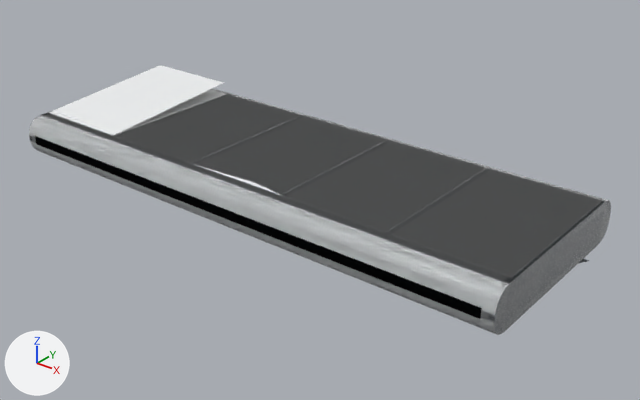
Renders of the glTF model assets/destructibles/vita/vta_cmp_lab_deck_c.glb from each side of a commit.
Camera for both pictures: a 50 mm lens placed at (2.96, -3.45, 2.03), pointed at (0.16, 0.05, -0.14). The axes (+X, +Y, +Z) are drawn at lower left. The lights are the same throughout. The older version comes first. Where no turn or scale is listed for an object, it has been applied to the vertices. Vertices at exactly the same position are counted once.

The scene before the commit, as lines of its bpy script (objects in view):
```python
ob_mesh_heavy = bpy.data.objects.new('mesh_heavy', me_mesh_heavy)
ob_mesh_heavy.location = (0.0, 0.0, 0.0)
ob_mesh_intact = bpy.data.objects.new('mesh_intact', me_mesh_intact)
ob_mesh_intact.location = (0.0, 0.0, 0.0)
ob_mesh_light = bpy.data.objects.new('mesh_light', me_mesh_light)
ob_mesh_light.location = (0.0, 0.0, 0.0)
```
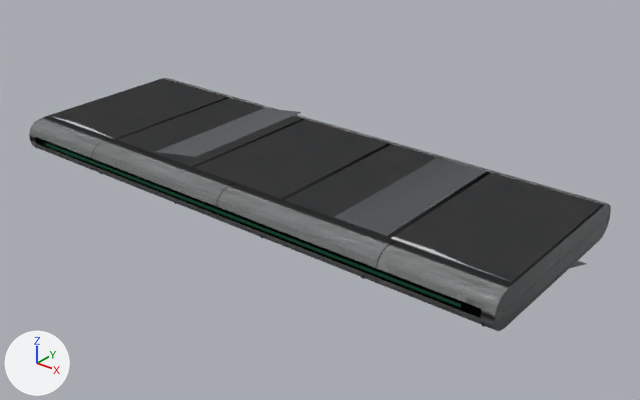
The change, as a diff of the scene's bpy script:
```diff
--- a/assets/destructibles/vita/vta_cmp_lab_deck_c.glb.py
+++ b/assets/destructibles/vita/vta_cmp_lab_deck_c.glb.py
@@ mat_mat_composite_vta @@
 mat_mat_composite_vta = bpy.data.materials.new('mat_composite_vta')
-# nodes: BsdfPrincipled, OutputMaterial
-# colours: white #e9ecee
+# nodes: BsdfPrincipled, Math, Mix x2, NormalMap, OutputMaterial, SeparateColor, TexImage x3, VertexColor
+# colours: white #f9f4ff, mixed with the vertex colours
+# uses the picture img_vta_mat_composite_a_albedo
+# uses the picture img_vta_mat_composite_a_normal
+# uses the picture img_vta_mat_composite_a_orm
@@ mat_mat_composite_vta_light @@
 mat_mat_composite_vta_light = bpy.data.materials.new('mat_composite_vta_light')
-# nodes: BsdfPrincipled, OutputMaterial
-# colours: white #f4f6f7
+# nodes: BsdfPrincipled, Math, Mix x2, NormalMap, OutputMaterial, SeparateColor, TexImage x3, VertexColor
+# colours: white #fffefc, mixed with the vertex colours
+# uses the picture img_shr_mat_frosted_polymer_a_albedo
+# uses the picture img_shr_mat_frosted_polymer_a_normal
+# uses the picture img_shr_mat_frosted_polymer_a_orm
@@ mat_trim_edge_vta @@
+mat_trim_edge_vta = bpy.data.materials.new('trim_edge_vta')
+# colours: white #fffaf2, mixed with the vertex colours
+# uses the picture img_shr_mat_brushed_steel_a_albedo
+# uses the picture img_shr_mat_brushed_steel_a_normal
+# uses the picture img_shr_mat_brushed_steel_a_orm
@@ me_mesh_heavy @@
-me_mesh_heavy.from_pydata(...)  # 366 vertices, 668 faces; spans x -1.6..1.6, y -0.6..0.6, z -0.2..0.12
+me_mesh_heavy.from_pydata(...)  # 456 vertices, 828 faces; spans x -1.6..1.6, y -0.6..0.6, z -0.2..0.14
+# me_mesh_heavy part 1: the loose piece of 20 vertices spanning x 0.97..1.59, y -0.45..0.44, z -0.19..0.12 is rebuilt with 20 vertices and now spans x 0.97..1.59, y -0.45..0.42, z -0.2..0.1
+# me_mesh_heavy part 2: a new loose piece of 20 vertices spanning x 0.34..0.94, y -0.45..0.49, z 0.09..0.11, in mat_trim_burnt_vta
+# me_mesh_heavy part 3: 176 vertices removed from x -1.6..1.6, y -0.6..0.59, z -0.2..0.12; 166 vertices added at x -1.6..1.6, y -0.6..0.59, z -0.1..0.14
+# other edits to the shape of me_mesh_heavy do not show in these pictures
 me_mesh_heavy.materials.append(mat_mat_composite_vta)
@@ me_mesh_heavy @@
 me_mesh_heavy.materials.append(mat_trim_cable_vta)
+me_mesh_heavy.materials.append(mat_trim_edge_vta)
@@ me_mesh_intact @@
-me_mesh_intact.from_pydata(...)  # 208 vertices, 348 faces; spans x -1.6..1.6, y -0.6..0.6, z -0.12..0.12
+me_mesh_intact.from_pydata(...)  # 320 vertices, 544 faces; spans x -1.6..1.6, y -0.6..0.6, z -0.12..0.1
+# me_mesh_intact part 4: the loose piece of 8 vertices spanning x -1.59..-0.97, y -0.45..0.49, z 0.12 is moved by (0.0, 0.0, -0.02)
+# me_mesh_intact part 5: the loose piece of 8 vertices spanning x -0.31..0.31, y -0.45..0.49, z 0.12 is moved by (0.0, 0.0, -0.02)
+# me_mesh_intact part 6: the loose piece of 8 vertices spanning x 0.97..1.59, y -0.45..0.49, z 0.12 is moved by (0.0, 0.0, -0.02)
+# me_mesh_intact part 7: 100 vertices moved from x -1.6..1.6, y -0.59..0.59, z -0.12..0.12 to x -1.6..1.6, y -0.59..0.59, z -0.1..0.1
+# other edits to the shape of me_mesh_intact do not show in these pictures
 me_mesh_intact.materials.append(mat_emit_green_vta)
@@ me_mesh_intact @@
 me_mesh_intact.materials.append(mat_mat_composite_vta_frame)
+me_mesh_intact.materials.append(mat_trim_cable_vta)
@@ me_mesh_light @@
-me_mesh_light.from_pydata(...)  # 264 vertices, 464 faces; spans x -1.6..1.6, y -0.6..0.6, z -0.12..0.2
+me_mesh_light.from_pydata(...)  # 352 vertices, 608 faces; spans x -1.6..1.6, y -0.6..0.6, z -0.12..0.1
+# me_mesh_light part 8: the loose piece of 8 vertices spanning x -0.94..-0.33, y -0.45..0.49, z 0.12 is moved by (0.0, 0.0, -0.02)
+# me_mesh_light part 9: the loose piece of 8 vertices spanning x 0.33..0.94, y -0.45..0.49, z 0.12 is moved by (-0.64, 0.0, -0.02)
+# me_mesh_light part 10: the loose piece of 8 vertices spanning x 0.97..1.59, y -0.45..0.49, z 0.12 is moved by (-0.64, 0.0, -0.02)
+# me_mesh_light part 11: the loose piece of 20 vertices spanning x -1.59..-0.97, y -0.45..0.48, z 0.12..0.2 is scaled about its middle by (1, 1.02, 0.00143), then moved by (2.56, 0.01, -0.06)
+# me_mesh_light part 12: a new loose piece, a box spanning x -1.536..1.536, y -0.601..-0.591, z -0.022..0.022, in mat_trim_internal_vta
+# me_mesh_light part 13: a new loose piece of 20 vertices spanning x -1.59..-0.97, y -0.45..0.49, z 0.1, in mat_mat_composite_vta_light
+# me_mesh_light part 14: the loose piece of 20 vertices spanning x -0.31..0.31, y -0.45..0.49, z 0.12 is deleted
+# me_mesh_light part 15: 143 vertices removed from x -1.6..1.6, y -0.6..0.6, z -0.12..0.12; 111 vertices added at x -1.6..1.6, y -0.6..0.59, z -0.1..0.1
+# other edits to the shape of me_mesh_light do not show in these pictures
 me_mesh_light.materials.append(mat_mat_composite_vta)
@@ me_mesh_light @@
 me_mesh_light.materials.append(mat_mat_composite_vta_frame)
+me_mesh_light.materials.append(mat_emit_green_vta)
+me_mesh_light.materials.append(mat_trim_cable_vta)
```

What differs and where, as boxes (x1, y1, x2, y2) in the pictures (640 x 400 px; the box of a moved part takes in the faces that stretch with it):
'mesh_light', surface changed, reshaped (8% shorter)
    before: (35, 65, 611, 335)
    after: (35, 78, 601, 327)
'mesh_intact', surface changed, reshaped
    before: (29, 90, 611, 335)
    after: (30, 78, 611, 331)
'mesh_heavy', surface changed, reshaped
    before: (29, 112, 611, 334)
    after: (29, 80, 610, 331)
part 1 of me_mesh_heavy, rebuilt
    before: (579, 259, 589, 263)
    after: (570, 261, 586, 268)
part 2 of me_mesh_heavy, added
    after: (335, 158, 486, 236)
part 3 of me_mesh_heavy, moved or reshaped
    before: (29, 112, 611, 334)
    after: (29, 80, 610, 331)
part 4 of me_mesh_intact, moved or reshaped
    before: (49, 90, 226, 136)
    after: (50, 79, 225, 139)
part 5 of me_mesh_intact, moved or reshaped (not visible afterwards)
    before: (194, 117, 385, 195)
part 6 of me_mesh_intact, moved or reshaped (not visible before)
    after: (391, 175, 601, 282)
part 7 of me_mesh_intact, moved or reshaped
    before: (29, 111, 611, 335)
    after: (31, 78, 611, 331)
part 8 of me_mesh_light, moved or reshaped
    before: (117, 95, 301, 163)
    after: (118, 98, 301, 167)
part 9 of me_mesh_light, moved or reshaped
    before: (285, 141, 486, 233)
    after: (195, 120, 387, 199)
part 10 of me_mesh_light, moved or reshaped
    before: (391, 169, 601, 278)
    after: (285, 144, 485, 237)
part 11 of me_mesh_light, moved or reshaped
    before: (53, 65, 223, 136)
    after: (395, 173, 601, 282)
part 12 of me_mesh_light, added
    after: (35, 137, 481, 318)
part 13 of me_mesh_light, added
    after: (51, 79, 226, 139)
part 14 of me_mesh_light, deleted
    before: (195, 117, 387, 195)
part 15 of me_mesh_light, moved or reshaped
    before: (35, 88, 611, 335)
    after: (42, 78, 600, 204)
